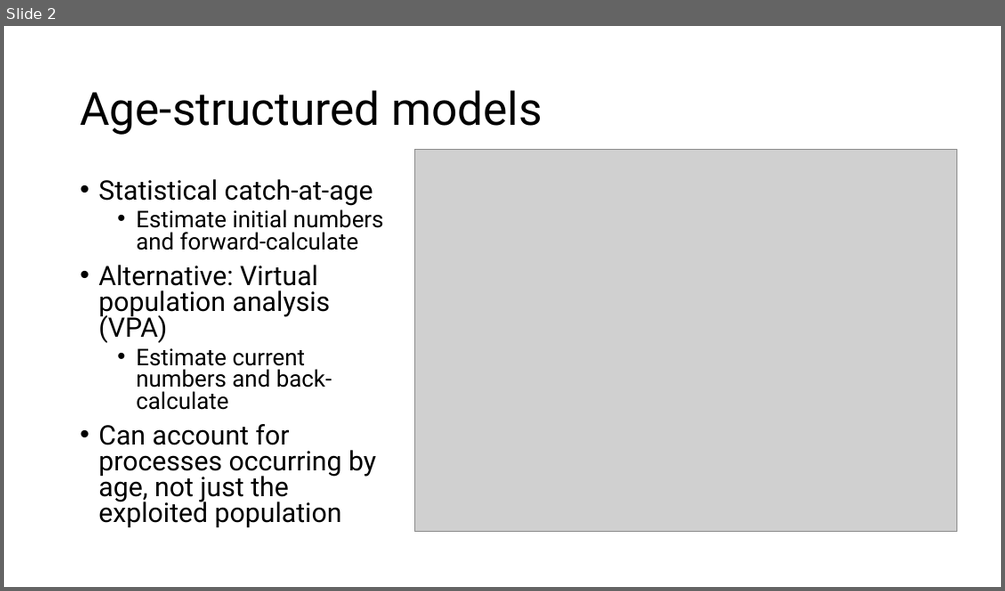
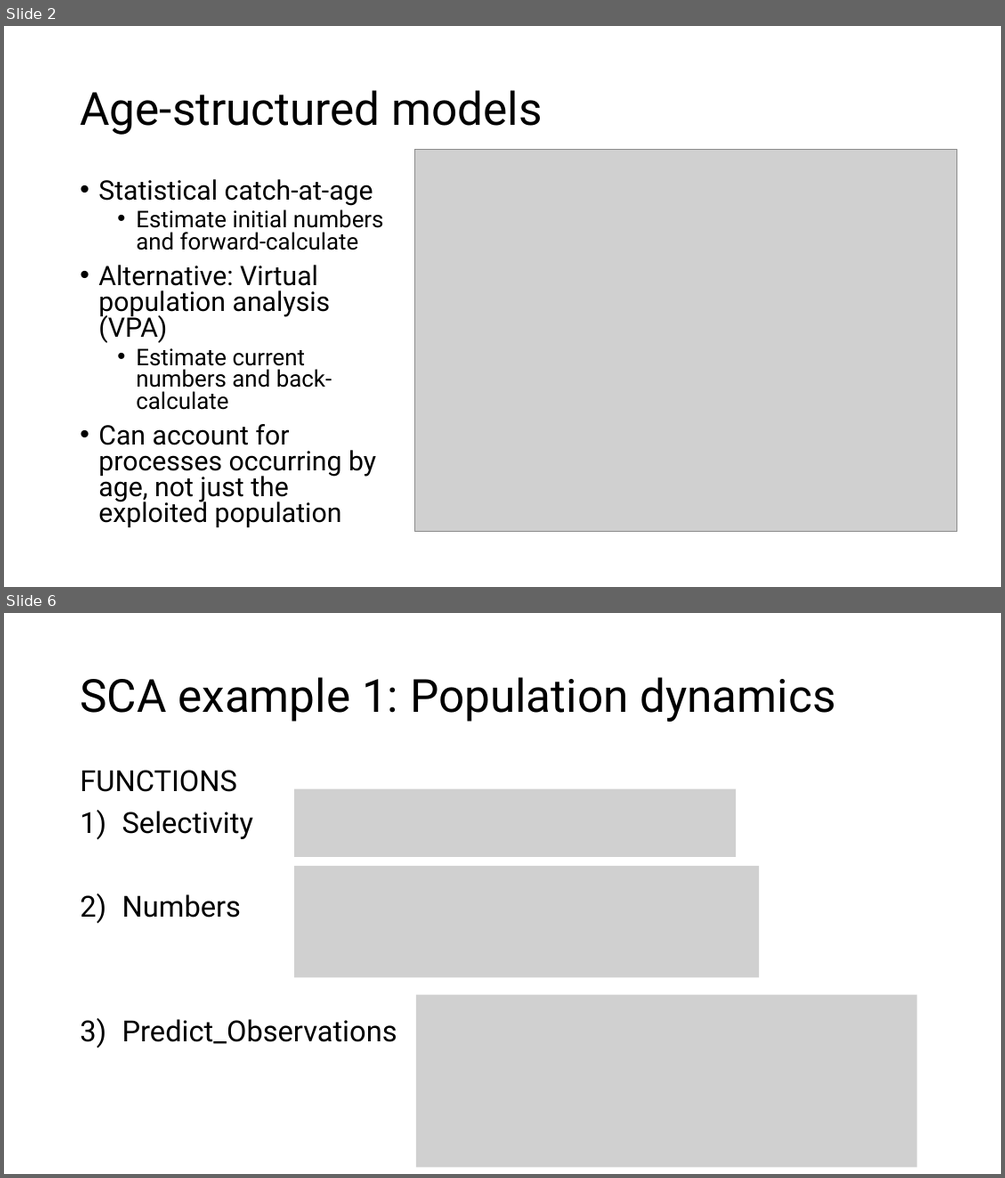
Before and after one commit to merrillrudd/ADMB_course, a slide deck: Day2/2b_Age-structured/Age-structured models.pptx. Shown one above the other, each under a label of ours: slide 2 before the commit, slides 2 and 6 after it; the slides between them are not shown. The pictures are 1005x591 and 1005x1178 pixels, drawn with LibreOffice and Linux fonts; fonts in the diff are those of the drawing; grey boxes stand for pictures. Boxes give left, top, right and bottom in pixels: in the first picture for what was removed or moved away, otherwise in the second. Text is boxed around its words. In the diff, an @@ line names an element or a change of style, - is before the commit and + after.

```diff
--- a/Day2/2b_Age-structured/Age-structured models.pptx
+++ b/Day2/2b_Age-structured/Age-structured models.pptx
@@ slide 6 added at [4, 613, 1001, 1174], background #FFFFFF @@
@@ title added at [80, 677, 835, 722], 44 pt, text #000000 @@
+SCA example 1: Population dynamics
@@ text added at [80, 770, 397, 1044], 28 pt, text #000000 @@
+FUNCTIONS
+1) Selectivity
+2) Numbers
+3) Predict_Observations
@@ picture added at [294, 788, 736, 857] @@
@@ picture added at [294, 866, 760, 978] @@
@@ picture added at [416, 995, 917, 1167] @@
```
Also in this commit, not shown: 3 slides changed, 3 other slides added, 4 slides removed, 20 other files.
